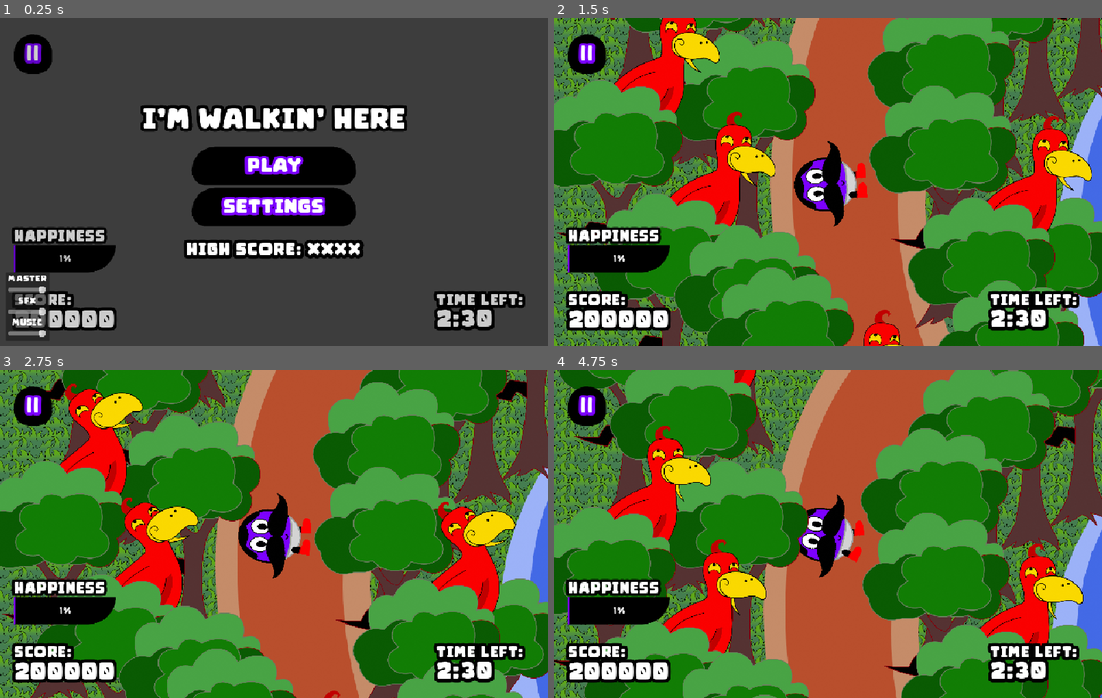
Above: before the commit, frames 1-4 (two rows, left to right).
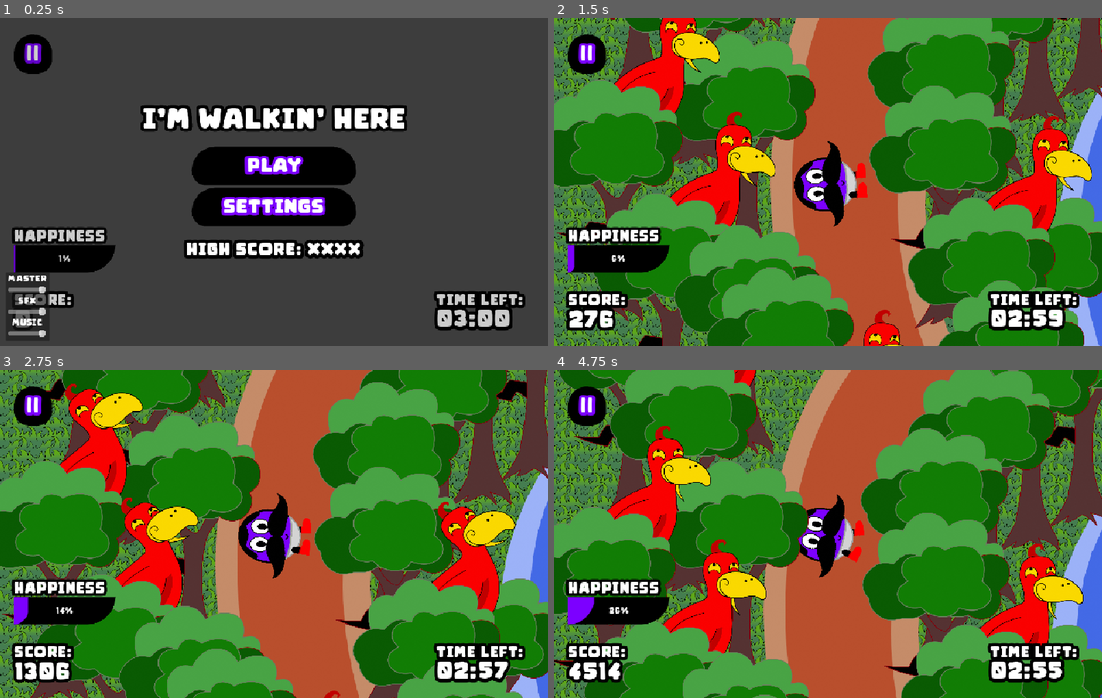
Above: after the commit, the same moments.

Repository: HyperGameDev/im-walking-here
Game: Godot game, scene res://scenes/main_scene.tscn
The game is run twice, just before and just after one commit, with the same random seed, the same clock (stepped at 60 frames per second) and the same inputs.
Inputs (mouse positions are in pixels of both pictures, inside the frame that each line leads up to):
- Up to frame 1 (0.25 s): no input
- Up to frame 2 (1.5 s): click "PLAY" at 0.5 s; click (1069, 257) at 1.27 s
- Up to frame 3 (2.75 s): click (515, 625) at 2.02 s
- Up to frame 4 (4.75 s): click (1069, 645) at 2.77 s

The runs differ from the first frame. In frame 1, 1.5% of the frame differs, in the area x 2-94%, y 69-96%; in frame 2, 1.5%; in frame 3, 1.7%; in frame 4, 1.9%.
Error before the commit: Invalid call. Nonexistent function 'update_score' in base 'CanvasLayer'. (res://scripts/path.gd:8)

Commit message:
Removed export and added happiness removal func

Diff:
--- a/scenes/main_scene.tscn
+++ b/scenes/main_scene.tscn
@@ -33,6 +33,8 @@
 
 [node name="Gameplay" type="Node2D" parent="."]
 
+[node name="UI" parent="Gameplay" instance=ExtResource("7_c16ls")]
+
 [node name="LyzTemp2" type="Node2D" parent="Gameplay"]
 visible = false
 
@@ -51,9 +53,6 @@
 [node name="Player" parent="Gameplay/Path2D" instance=ExtResource("4_c1pb6")]
 position = Vector2(-538.179, -446.047)
 rotation = -1.78508
-
-[node name="UI" parent="Gameplay" instance=ExtResource("7_c16ls")]
-script = null
 
 [node name="scenery" type="Node2D" parent="Gameplay"]
 
--- a/scripts/bird.gd
+++ b/scripts/bird.gd
@@ -1,6 +1,5 @@
 extends AnimatedSprite2D
 class_name Bird
-
 
 var TimerMax : float = randf_range(3,7)
 var time : float = TimerMax
@@ -16,6 +15,7 @@
 func _process(delta: float) -> void:
 	TimerCount(delta)
 
+
 func make_bird_noise() -> void:
 	var i : int = randi_range(0,1)
 	if i == 0:
--- a/scripts/ui.gd
+++ b/scripts/ui.gd
@@ -1,6 +1,6 @@
 class_name UI extends CanvasLayer
 
-static var ref: CanvasLayer
+static var ref: UI
 
 @onready var progress_happiness: ProgressBar = %Progress_Happiness
 @onready var label_score: Label = %Label_Score_Value
@@ -18,6 +18,9 @@
 		label_time.text = "%02d:%02d" % [minutes, seconds]
 	else:
 		GameManager.finish_round()
+		#
+func reduce_happiness(amount:float) -> void:
+	progress_happiness.value -= amount
 
 func update_score() -> void:
 
Not shown, removed: export/index.apple-touch-icon.png.import
Not shown, removed: export/index.icon.png.import
Not shown, removed: export/index.png.import
Not shown, removed: export/index.apple-touch-icon.png
Not shown, removed: export/index.audio.position.worklet.js
Not shown, removed: export/index.audio.worklet.js
Not shown, removed: export/index.html
Not shown, removed: export/index.icon.png
Not shown, removed: export/index.js
Not shown, changed: export/index.pck
Not shown, removed: export/index.png
Not shown, changed: export/index.wasm
